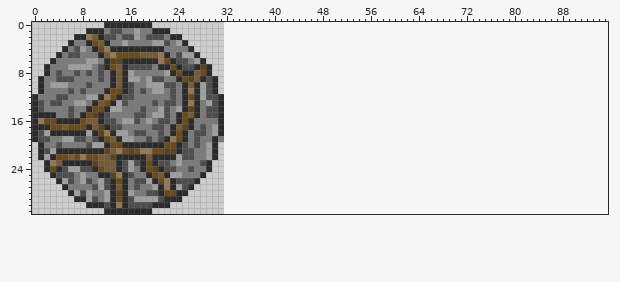
Sprite sheet -- resources/enemies/boulder.png. The picture above is the old version.
The file is 32x32 pixels. Pixels under 10% opacity are left out. The old version is drawn lined up with the new one, on the new canvas.
After the commit:
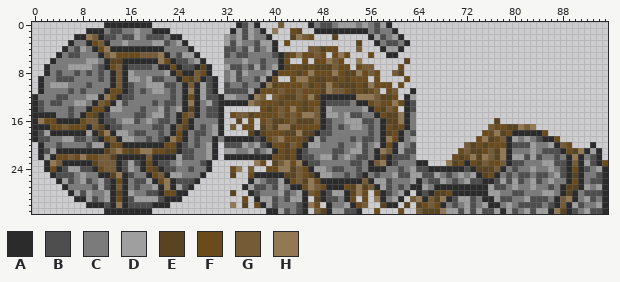
Palette (. is transparent): A #2b2b2b  B #4e4e4e  C #7b7b7b  D #9f9f9f  E #5a4320  F #6b4b1c  G #755b36  H #927853
Difference:
canvas 32x32 -> 96x32
Changed rows in their new state; - is an unchanged pixel.
first column x 32:
 0 --ABDA---G----ACBBCDDDCDCBDA------------------------------------
 1 -ADBDCA-H--FE--AAAAAAAAACBCCA-----------------------------------
 2 DCDBDCCA---EHGF---E-----ADBCDA----------------------------------
 3 DBDCCBDDA-F-----------E--ACBBCA---------------------------------
 4 BBCBDBCDA-----GGEFF---G---ADDA----------------------------------
 5 BCBBCCCCBAEFHFFGF-FHF---F--AA-----------------------------------
 6 CCCDCCBCCAF--F-FFHGF--H-------E---------------------------------
 7 DBBCBDBCDAEFFEFEEEGFF-FGG----F----------------------------------
 8 CDBDCCCDAFFFEFHFFFHFEEHFGF--GE----------------------------------
 9 CDBCCBDAF--FHHFEEFEFEFFF-F----F---------------------------------
10 BCCBCCAHEFFFFGEFEHFEEEFEHFFF-F----------------------------------
11 BBBBDAFFFGFFGFFFEHGGFEFEFG-FG--A--------------------------------
12 DDCCAHG-GFEEGFHEAAAAAAHHHGEEF-AD--------------------------------
13 AAAAHGFFFEFFFEFFABBBBCAAFGFFHFAB--------------------------------
14 ------FEFGFHFEFGADCCCCCDAFEGF-AB--------------------------------
15 -FGGEFFFFGFGFHHGADDCDBBCCAFEEHAC--------------------------------
16 --E-F-FGEEFGEEEGABCCDDDBBCAEEHAC-------------E------------------
17 -G-FF-EGEHHEFFFFABCBCDDCBCAFEFAC------------GFFEEHGH------------
18 ----EAEFFFEEHEEABBCCCCCCBCAEFACB-----------FFHEFAAAAAF----------
19 AAAAABAFGHFFFEADBCCCCBCBBCAHFACD----------FHEFGADCDCBAAF--------
20 BBBDCDBAFFEGFADDCCCBCCDBCDAFADCB--------GEFEFFFABBBDCCDAGF---A--
21 DDCCDBCDAFEFABCCCCBBCDDBCAHGADBB-------FGEEFGEHACCCDCBBBAFEHADA-
22 AAAAAAAAFFEFABBCDDBCDCBBCAEABBBC------FEFHEHGEHADDBDBCCBCAHACBA-
23 -----HF-EGHFHABBCCCCCBBCAGHABCCCAA---HEFAFEGFFGABBCCCDDBBAGADBAF
24 -FH-G--FFHHEGFADDCBBCCBCAAACCBCDBBAAAAAABAEEEGACBCCDCCDCBAFABCDA
25 -E--FAAAAAEEGFEADDCCBCBACBCCDBBDDBBDCBCDCDAEFACBCBBCBBCDBAEACCBA
26 ----ADCBBDAFGEHFAAAAAAAGADDBCCCDACBBDCBCDBBAABDBDBCDBCDCCAFACBBA
27 ---ADBBCBDCAAFHGFAAAFEHEGADBCBCAADCAAAAAAAAADBBCDCCDCCBCAEEADCDA
28 -E--ABCCCDBCDAGFABDDAEHF-FABCDA-ABAEEFAAAAAADDCCBBCCCDDCAEACBBBA
29 ---F-ADDBCBDDA-EABBCAF-F-HACDA-GHAGEHABDDBCAADBBCCDBBBCAGHACDBCA
30 -H-E-FADBCCCBAHF-ACCDAFG--EAA-E-EFGFACBCDBCDAACDCBBBBCBAGADBCCDA
31 -------AADBCBA-GEADDBBA--F---F--GEEEHDDBDBDBBDADBCDBDDAHEABCDBBA
Where, in picture pixels (left, top, right, bottom), the same in both pictures:
added: (224, 22, 608, 214)
